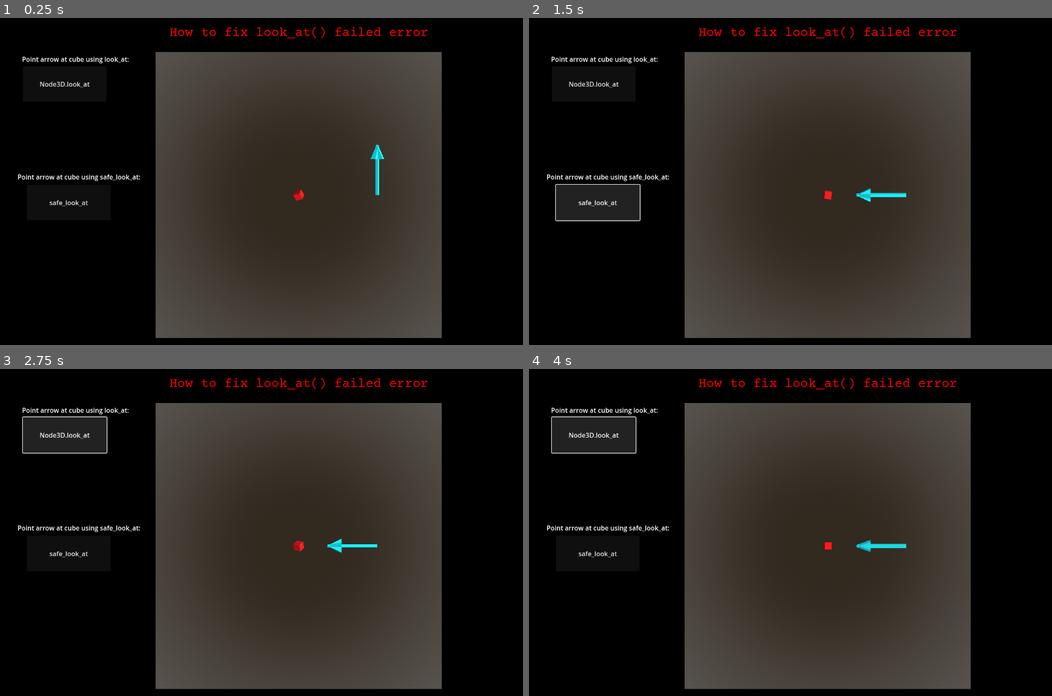
Above: before the commit, frames 1-4 (two rows, left to right).
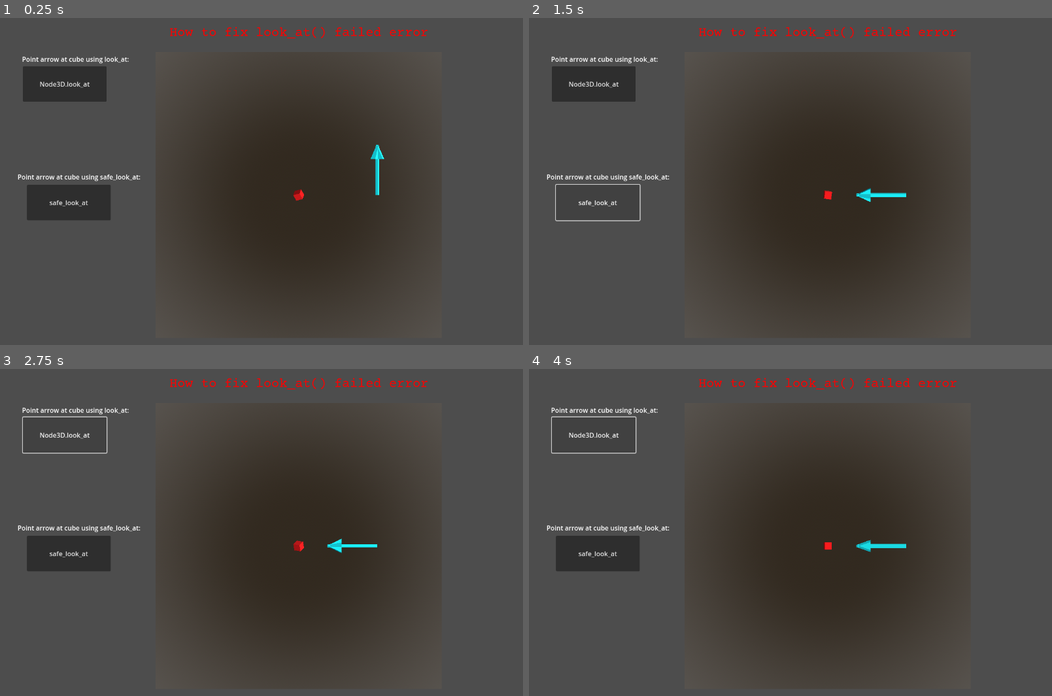
Above: after the commit, the same moments.

Repository: ImmersiveRPG/GodotLookAtFix
Game: Godot game, scene res://src/Start/Start.tscn
Same seed, same stepped clock (60 frames per second), same inputs: the game is played once before the commit and once after it.
Inputs:
- Up to frame 1 (0.25 s): no input
- Up to frame 2 (1.5 s): click "Node3D.look_at" at 0.5 s; click "safe_look_at" at 1.25 s
- Up to frame 3 (2.75 s): click "Node3D.look_at" at 2 s
- Up to frame 4 (4 s): click "safe_look_at" at 2.75 s; click "Node3D.look_at" at 3.5 s

The runs differ from the first frame. In frame 1, 52% of the frame differs, in the area x 0-100%, y 0-100%; in frame 2, 52%; in frame 3, 52%; in frame 4, 52%.

Commit message:
Changed background to be normal grey control color.

Diff:
--- a/project/src/Start/Start.tscn
+++ b/project/src/Start/Start.tscn
@@ -17,7 +17,7 @@
 layout_mode = 0
 anchor_right = 1.0
 anchor_bottom = 1.0
-color = Color(0, 0, 0, 1)
+color = Color(0.309804, 0.309804, 0.309804, 0)
 
 [node name="SubViewportContainer" type="SubViewportContainer" parent="Background"]
 layout_mode = 0
